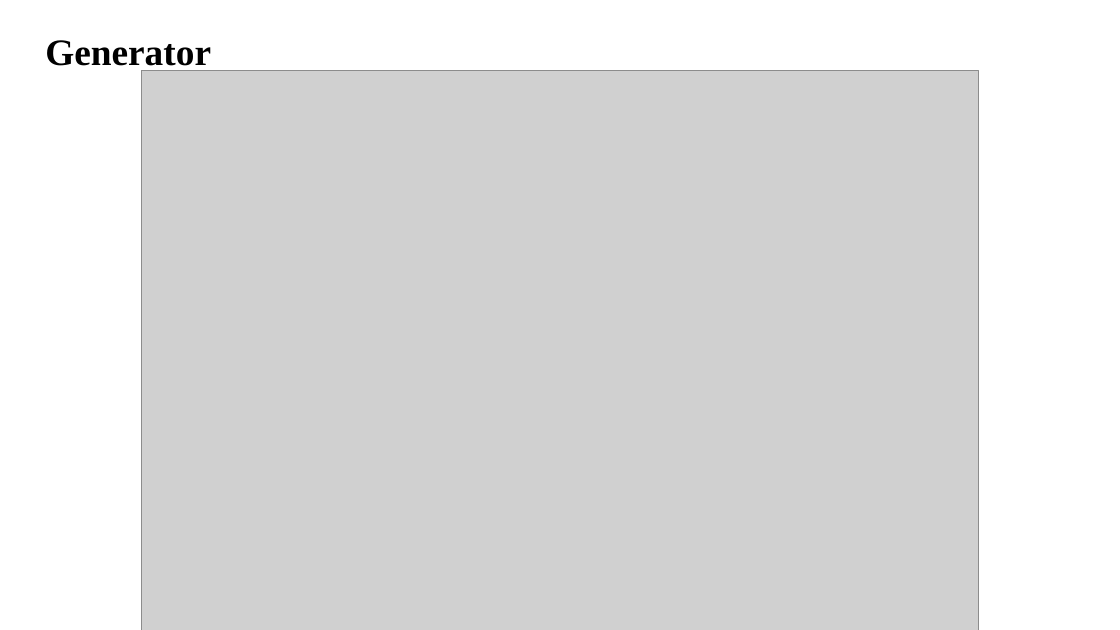
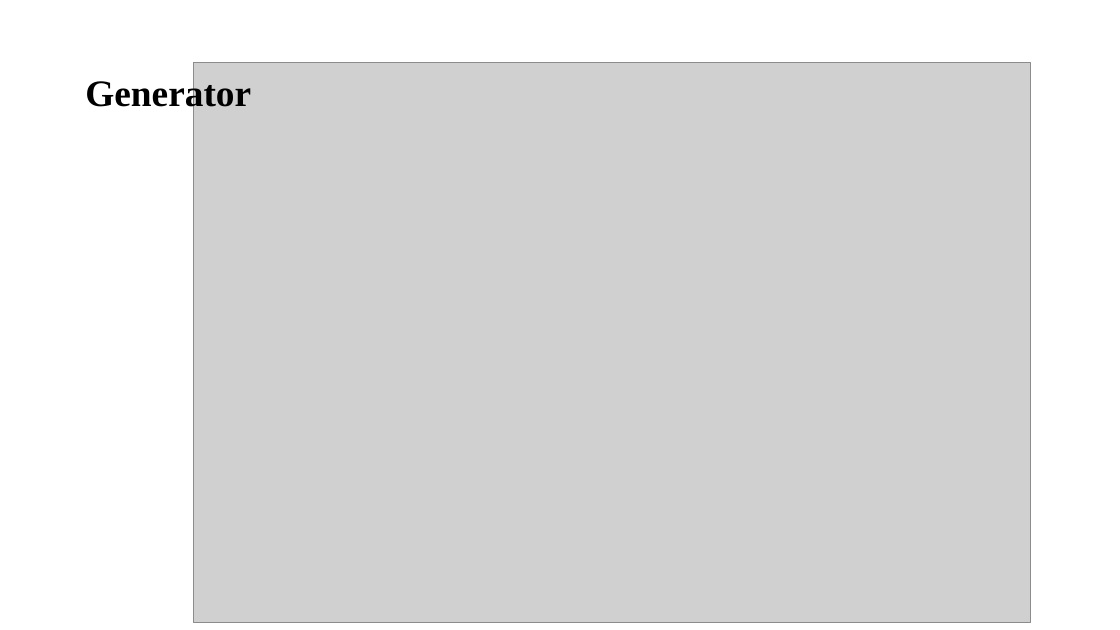
Before and after one commit to sujanW0W/MajorProject, a slide deck: slide 19 of Image Inpainting/Image inpainting.pptx (slide 14 before the commit). Drawn at 1120x630 pixels with LibreOffice and Linux fonts; fonts in the diff are those of the drawing; grey boxes stand for pictures. Boxes give left, top, right and bottom in pixels: in the first picture for what was removed or moved away, otherwise in the second. Text is boxed around its words. In the diff, an @@ line names an element or a change of style, - is before the commit and + after.

```diff
--- a/Image Inpainting/Image inpainting.pptx
+++ b/Image Inpainting/Image inpainting.pptx
@@ title "Generator": place and size @@
-title "Generator" at (45,40,211,73)
+title "Generator" at (85,77,251,113)
@@ picture: place and size @@
-picture at (142,71,979,630)
+picture at (194,62,1031,622)
```
Also in this commit, not shown: 10 other slides changed, 8 slides added, 1 slide removed, 16 other files.
